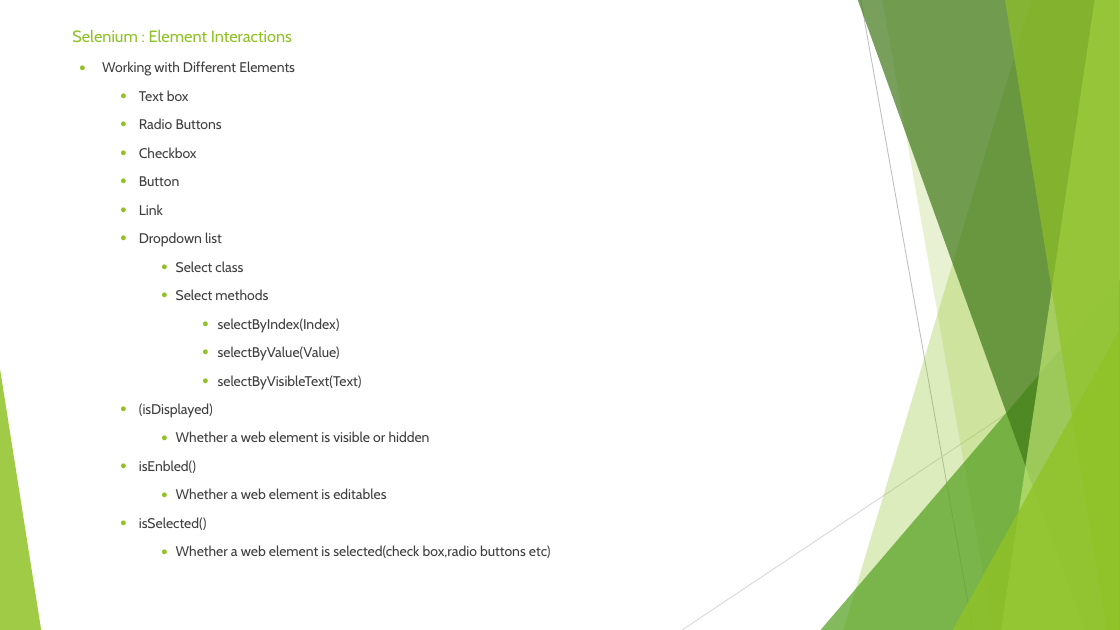
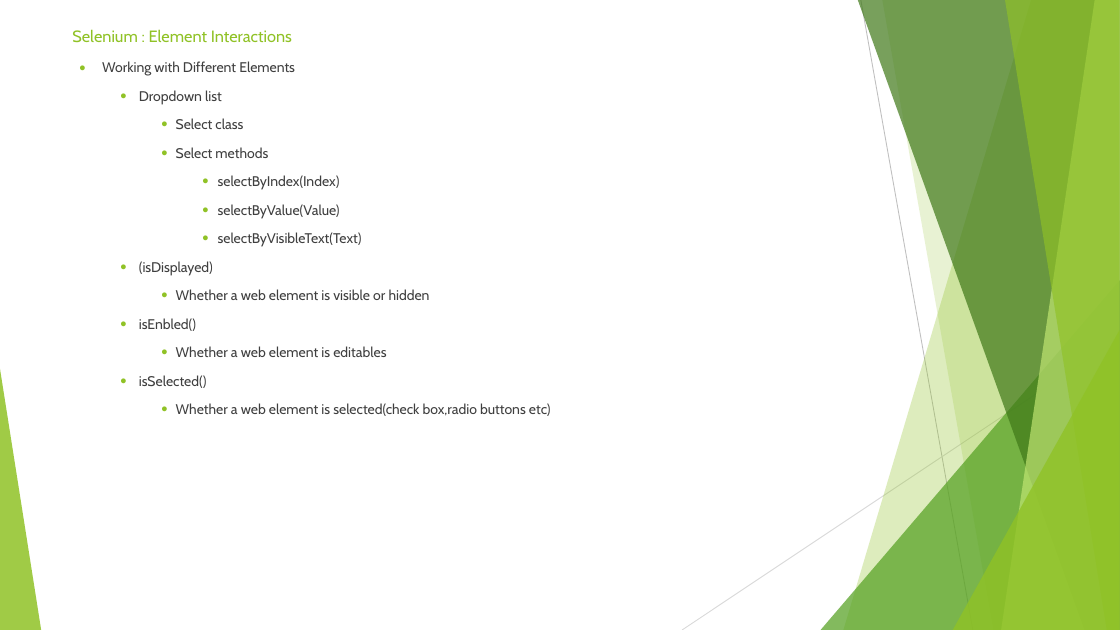
Before and after one commit to sidissir/mk-selenium-training, a slide deck: slide 24 of SeleniumPPT.pptx (slide 14 before the commit). Drawn at 1120x630 pixels with LibreOffice and Linux fonts; fonts in the diff are those of the drawing. Boxes give left, top, right and bottom in pixels: in the first picture for what was removed or moved away, otherwise in the second. Text is boxed around its words. In the diff, an @@ line names an element or a change of style, - is before the commit and + after.

```diff
--- a/SeleniumPPT.pptx
+++ b/SeleniumPPT.pptx
@@ text at bbox=[139, 90, 222, 215]: paragraphs removed @@
-  ● Text box
-  ● Radio Buttons
-  ● Checkbox
-  ● Button
-  ● Link
```
Also in this commit, not shown: 5 other slides changed, 11 slides added, 1 slide removed, 16 other files.
